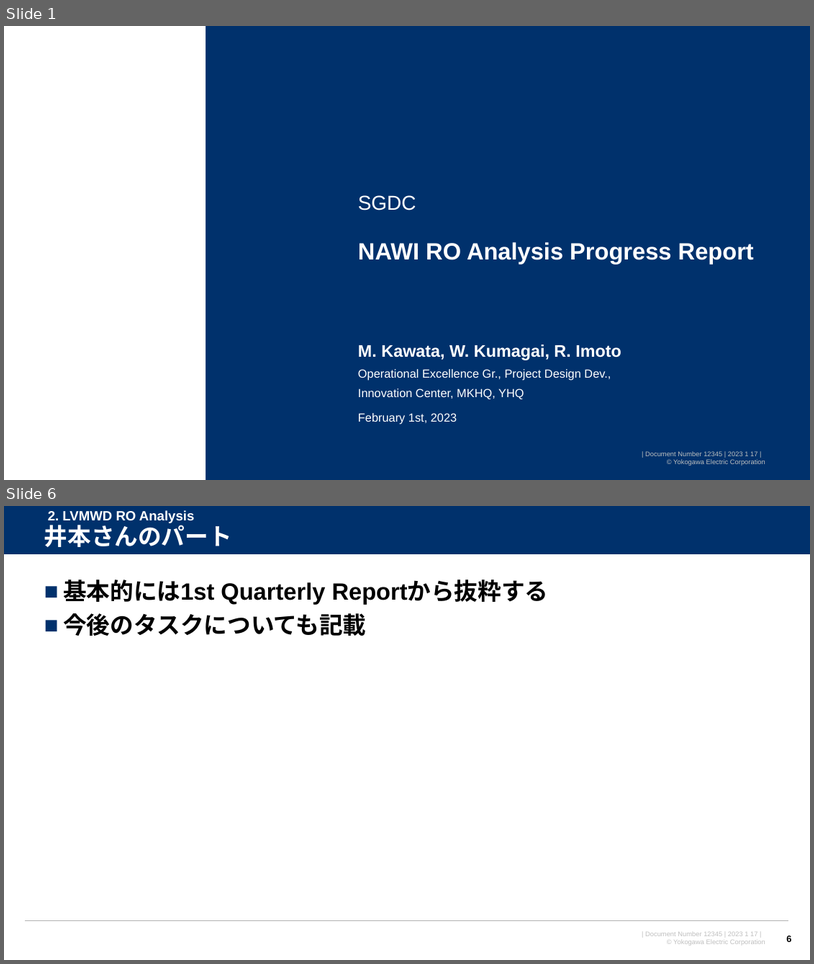
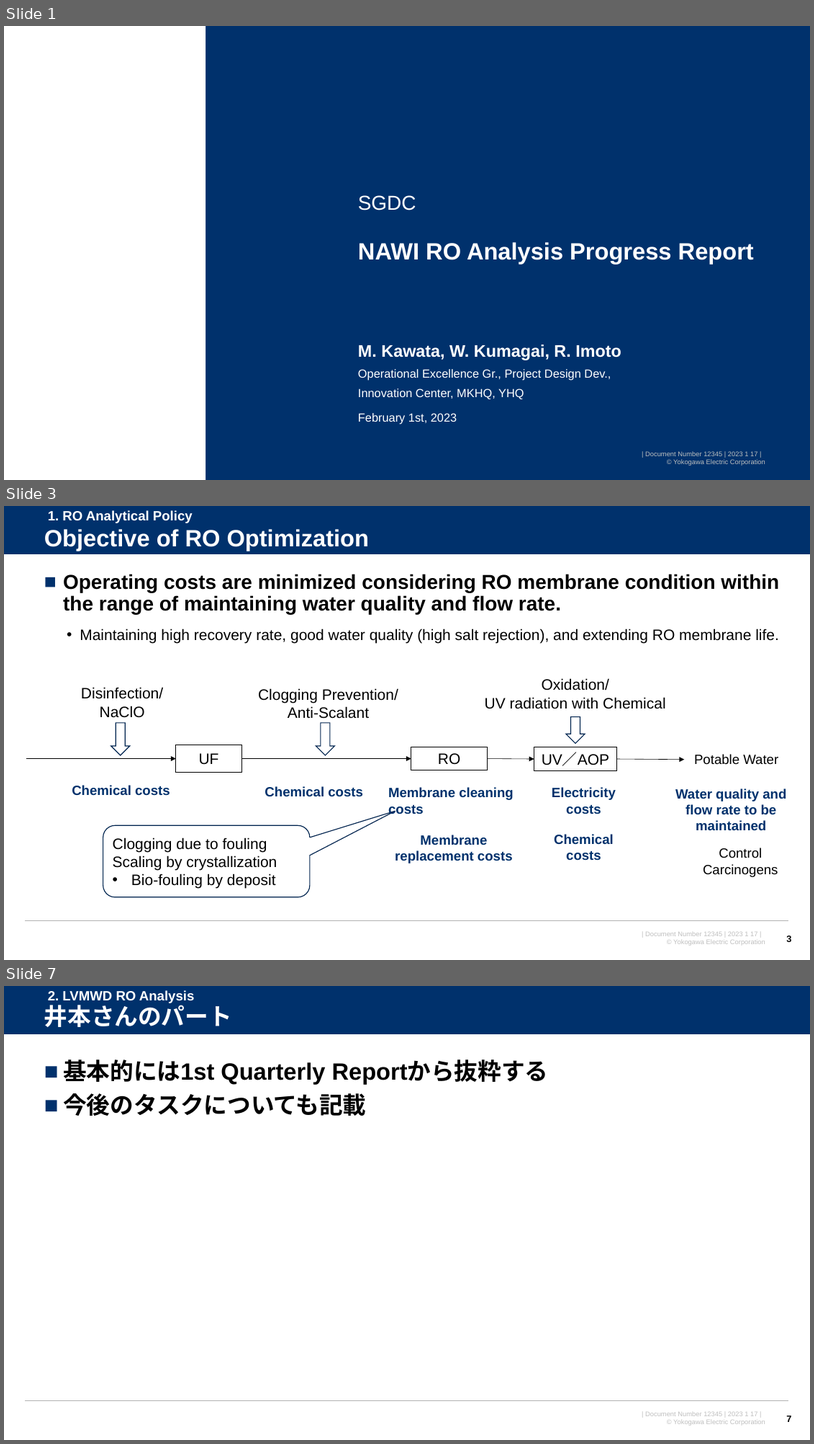
Before and after one commit to watarukumagai-git/opt, a slide deck: Reuse_Water/230127_NAWI RO analysis for SGDC_rev.0.pptx. Shown one above the other, each under a label of ours: slides 1 and 6 before the commit, slides 1, 3 and 7 after it; the slides between them are not shown. The pictures are 814x964 and 814x1444 pixels, drawn with LibreOffice and Linux fonts; fonts in the diff are those of the drawing; background and template pictures are left out. Boxes give left, top, right and bottom in pixels: in the first picture for what was removed or moved away, otherwise in the second. Text is boxed around its words. In the diff, an @@ line names an element or a change of style, - is before the commit and + after.

```diff
--- a/Reuse_Water/230127_NAWI RO analysis for SGDC_rev.0.pptx
+++ b/Reuse_Water/230127_NAWI RO analysis for SGDC_rev.0.pptx
@@ slide 3 added at (x1=4, y1=506, x2=810, y2=960), background #FFFFFF; not listed: 4 template elements that a slide beside it also shows @@
@@ text added at (x1=48, y1=510, x2=193, y2=523), 16 pt, text #FFFFFF, bold @@
+1. RO Analytical Policy
@@ title added at (x1=44, y1=529, x2=369, y2=551), 28 pt, text #FFFFFF, bold @@
+Objective of RO Optimization
@@ text added at (x1=63, y1=574, x2=779, y2=643), 24 pt, text #000000, bold @@
+■ Operating costs are minimized considering RO membrane condition within the range of maintaining water quality and flow rate.
+  • Maintaining high recovery rate, good water quality (high salt rejection), and extending RO membrane life.
@@ text added at (x1=485, y1=678, x2=666, y2=709), 18 pt, text #000000 @@
+Oxidation/
+UV radiation with Chemical
@@ text added at (x1=81, y1=687, x2=163, y2=718), 18 pt, text #000000 @@
+Disinfection/ NaClO
@@ text added at (x1=258, y1=688, x2=399, y2=718), 18 pt, text #000000 @@
+Clogging Prevention/ Anti-Scalant
@@ down arrow added at (x1=566, y1=716, x2=585, y2=743), fill #FFFFFF, outline #002450 1 pt @@
@@ down arrow added at (x1=111, y1=723, x2=130, y2=755), fill #FFFFFF, outline #002450 1 pt @@
@@ down arrow added at (x1=316, y1=723, x2=335, y2=755), fill #FFFFFF, outline #002450 1 pt @@
@@ arrow added from (26, 758) to (176, 758), #000000 0.5 pt @@
@@ rectangle added at (x1=176, y1=745, x2=242, y2=772), fill #FFFFFF, outline #000000 1 pt, 18 pt, text #000000 @@
+UF
@@ arrow added from (242, 758) to (412, 758), #000000 0.5 pt @@
@@ rectangle added at (x1=412, y1=747, x2=488, y2=770), fill #FFFFFF, outline #000000 1 pt, 18 pt, text #000000 @@
+RO
@@ arrow added from (488, 758) to (535, 759), #000000 0.5 pt @@
@@ rectangle added at (x1=535, y1=747, x2=617, y2=771), fill #FFFFFF, outline #000000 1 pt, 18 pt, text #000000 @@
+UV／AOP
@@ arrow added from (617, 759) to (684, 759), #000000 0.5 pt @@
@@ text added at (x1=694, y1=754, x2=779, y2=764), 16 pt, text #000000 @@
+Potable Water
@@ text added at (x1=72, y1=785, x2=170, y2=795), 16 pt, text #00316C, bold @@
+Chemical costs
@@ text added at (x1=265, y1=786, x2=363, y2=797), 16 pt, text #00316C, bold @@
+Chemical costs
@@ text added at (x1=388, y1=787, x2=513, y2=815), 16 pt, text #00316C, bold @@
+Membrane cleaning costs
@@ text added at (x1=552, y1=787, x2=616, y2=814), 16 pt, text #00316C, bold @@
+Electricity costs
@@ text added at (x1=676, y1=788, x2=787, y2=830), 16 pt, text #00316C, bold @@
+Water quality and flow rate to be maintained
@@ rounded speech box added at (x1=103, y1=826, x2=310, y2=897), fill #FFFFFF, outline #002450 1 pt, 18 pt, text #000000 @@
+• Clogging due to fouling
+  Scaling by crystallization
+  Bio-fouling by deposit
@@ text added at (x1=395, y1=834, x2=513, y2=863), 16 pt, text #00316C, bold @@
+Membrane replacement costs
@@ text added at (x1=554, y1=834, x2=614, y2=860), 16 pt, text #00316C, bold @@
+Chemical costs
@@ text added at (x1=703, y1=847, x2=778, y2=877), 16 pt, text #000000 @@
+Control Carcinogens
@@ page number added at (x1=787, y1=935, x2=792, y2=942), 11 pt, text #000000, bold @@
+3
@@ what was slide 6 is now slide 7 @@
@@ page number at (x1=787, y1=1415, x2=792, y2=1422): text changed @@
-6
+7
```
Also in this commit, not shown: 3 slides changed, 3 other slides added, 1 slide removed.
